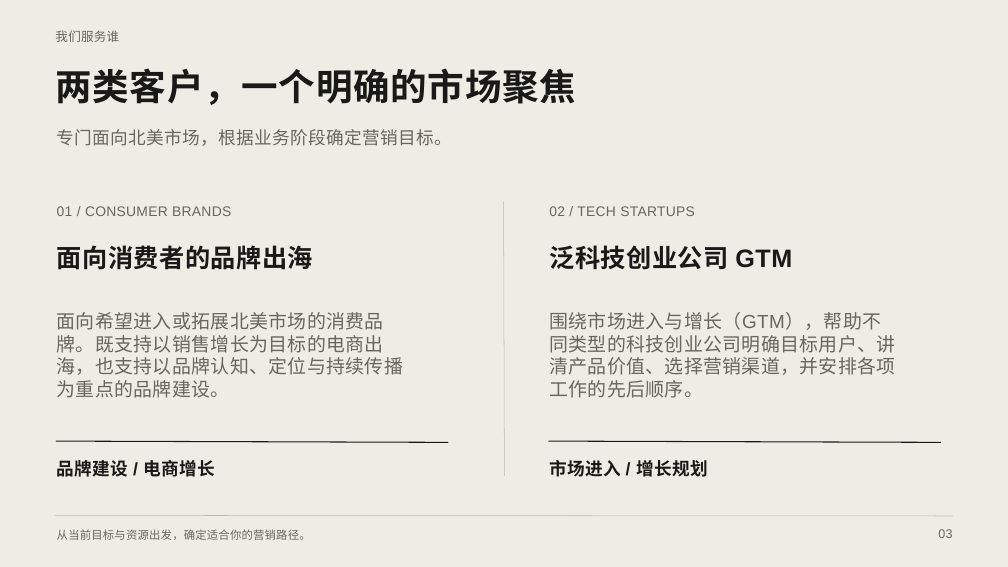
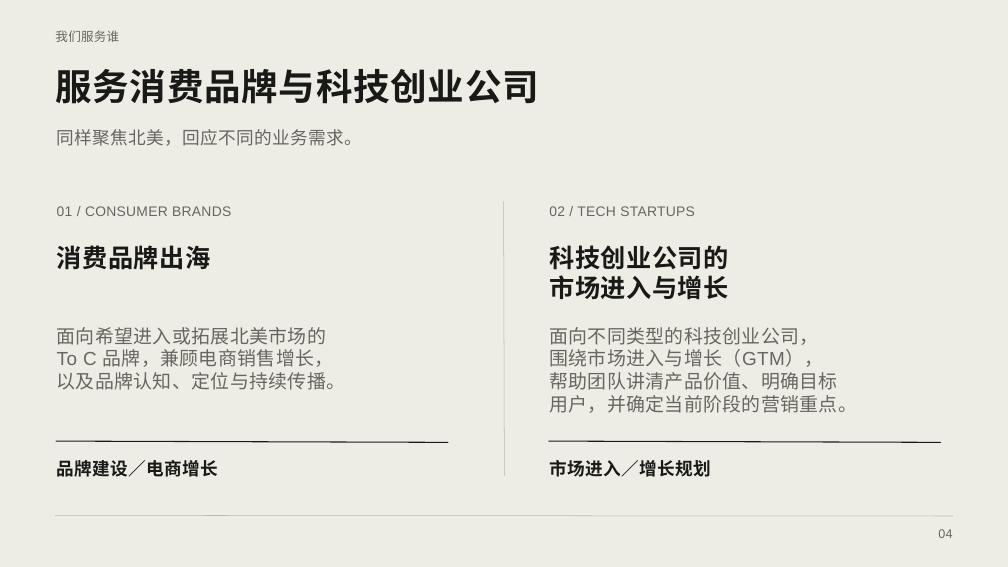
Before and after one commit to Outrise-development/outrise-ontology, a slide deck: slide 4 of docs/presentations/outrise-company-introduction/output/Outrise-Company-Introduction-Canva.pptx (slide 3 before the commit). Drawn at 1008x567 pixels with LibreOffice and Linux fonts; fonts in the diff are those of the drawing. Boxes give left, top, right and bottom in pixels: in the first picture for what was removed or moved away, otherwise in the second. Text is boxed around its words. In the diff, an @@ line names an element or a change of style, - is before the commit and + after.

```diff
--- a/docs/presentations/outrise-company-introduction/output/Outrise-Company-Introduction-Canva.pptx
+++ b/docs/presentations/outrise-company-introduction/output/Outrise-Company-Introduction-Canva.pptx
@@ text removed at [55,68,576,105] @@
-两类客户，一个明确的市场聚焦
@@ text added at [55,69,538,104], 52.2 pt, text #191A18, bold @@
+服务消费品牌与科技创业公司
@@ text at [57,129,362,146]: text changed @@
-专门面向北美市场，根据业务阶段确定营销目标。
+同样聚焦北美，回应不同的业务需求。
@@ text at [57,245,211,270]: text changed @@
-面向消费者的品牌出海
+消费品牌出海
@@ text at [549,245,728,300]: text changed @@
-泛科技创业公司 GTM
+科技创业公司的
+市场进入与增长
@@ text at [57,327,346,390]: text changed @@
-面向希望进入或拓展北美市场的消费品
-牌。既支持以销售增长为目标的电商出
-海，也支持以品牌认知、定位与持续传播
-为重点的品牌建设。
+面向希望进入或拓展北美市场的
+To C 品牌，兼顾电商销售增长，
+以及品牌认知、定位与持续传播。
@@ text at [549,327,857,413]: text changed @@
-围绕市场进入与增长（GTM），帮助不
-同类型的科技创业公司明确目标用户、讲
-清产品价值、选择营销渠道，并安排各项
-工作的先后顺序。
+面向不同类型的科技创业公司，
+围绕市场进入与增长（GTM），
+帮助团队讲清产品价值、明确目标
+用户，并确定当前阶段的营销重点。
@@ text at [57,460,218,477]: text changed @@
-品牌建设 / 电商增长
+品牌建设／电商增长
@@ text at [549,460,710,477]: text changed @@
-市场进入 / 增长规划
+市场进入／增长规划
@@ text removed at [57,529,311,540] @@
-从当前目标与资源出发，确定适合你的营销路径。
@@ text removed at [938,529,952,538] @@
-03
@@ text added at [938,529,952,538], 18 pt, text #666760 @@
+04
```
Also in this commit, not shown: 15 other slides changed, 1 slide added, 7 other files.
